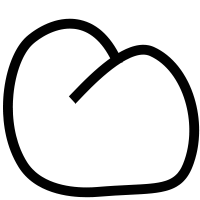
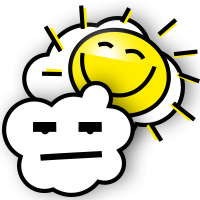
Layer changes from the first w=200, h=200 image to the second:
added layer "Ellipse 3" above "Ellipse 2" over bbox(86, 127, 94, 135)
added layer "Ellipse 2" above "Form 4" over bbox(41, 126, 50, 135)
added layer "Form 4" (1st of 2) above "Form 3 Kopie" over bbox(41, 151, 101, 155)
added layer "Ellipse 1 Kopie" above "Gruppe 1" over bbox(2, 81, 135, 197)
added group "Gruppe 1" with 29 layers above "Ellipse 1" over bbox(55, 5, 171, 118)
added layer "Form 4" (2nd of 2, in "Gruppe 1") in group "Gruppe 1" over bbox(84, 53, 153, 94)
added layer "Form 3" (2nd of 2, in "Gruppe 1") in group "Gruppe 1" over bbox(125, 48, 146, 58)
added layer "Form 2" in group "Gruppe 1" over bbox(98, 41, 114, 46)
added layer "Ebene 1" in group "Gruppe 1" over bbox(55, 5, 158, 107)
added layer "Ellipse 1" (1st of 2, in "Gruppe 1") in group "Gruppe 1" over bbox(68, 27, 171, 118)
added layer "Ellipse 1" (2nd of 2) above "Form 1" over bbox(22, 16, 185, 172)
hid "Form 1", painted on it over bbox(12, 28, 190, 188)
